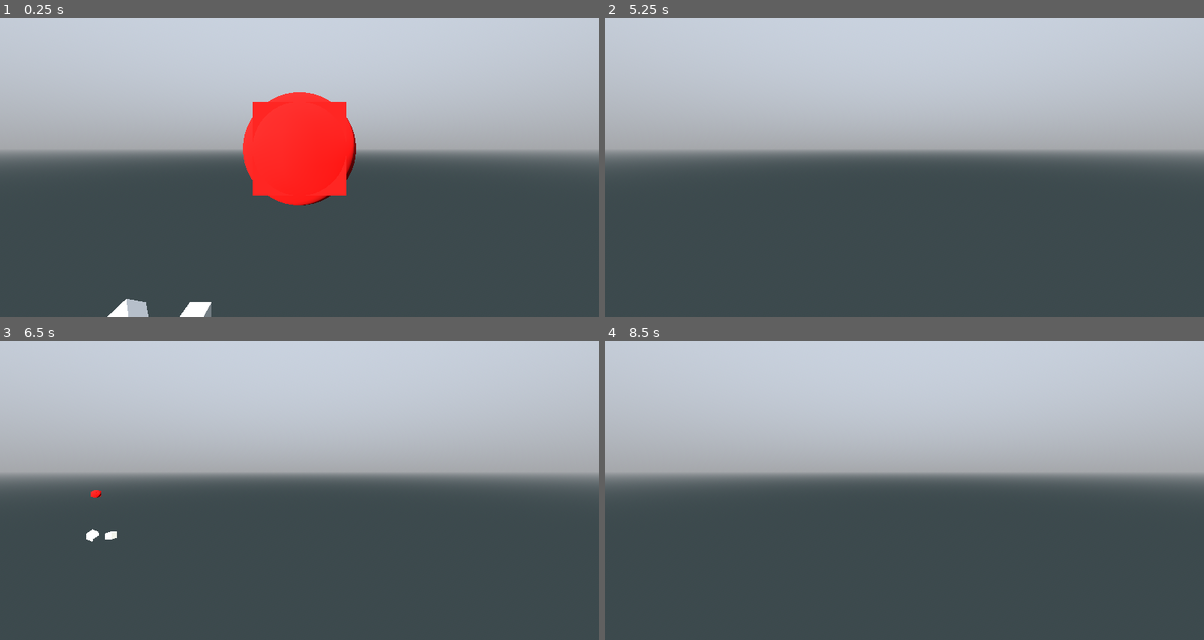
Above: before the commit, frames 1-4 (two rows, left to right).
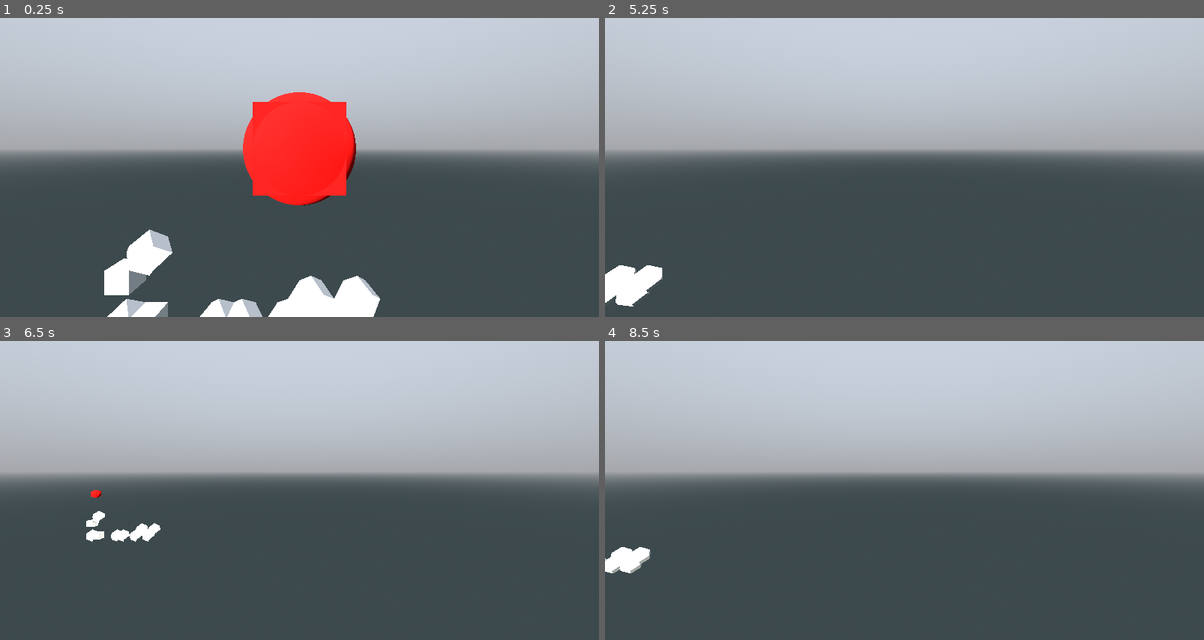
Above: after the commit, the same moments.

Repository: pixerhp/Hatchetflair
Game: Godot game, scene res://topscenes/gameplay_topscene.tscn
Same seed, same stepped clock (60 frames per second), same inputs: the game is played once before the commit and once after it.
Inputs (mouse positions are in pixels of both pictures, inside the frame that each line leads up to):
- Up to frame 1 (0.25 s): no input
- Up to frame 2 (5.25 s): tap Enter at 0.5, 2.75, 4.25 s; move the mouse to (1036, 131) at 0.52 s; hold D (move_right) 0.53-1.28 s; hold Shift (speed_faster) 0.53-1.28 s; click (1036, 131) at 0.67 s; move the mouse to (784, 164) at 1.27 s; hold S (move_backwards) 1.28-2.03 s; tap Ctrl (speed_slower) at 1.35, 2.85, 4.35 s; tap Space (move_jump_up) at 2, 3.5, 5 s; move the mouse to (964, 74) at 2.02 s; hold D (move_right) 2.03-2.78 s; hold Shift (speed_faster) 2.03-2.78 s; move the mouse to (874, 215) at 2.77 s; hold W (move_forwards) 2.78-3.53 s; click (874, 215) at 2.92 s; move the mouse to (1084, 200) at 3.52 s; hold Shift (speed_faster) 3.53-4.28 s; hold A (move_left) 3.53-5.03 s; move the mouse to (724, 98) at 4.27 s; move the mouse to (934, 149) at 5.02 s; hold S (move_backwards) from 5.03 s (still down); hold Shift (speed_faster) from 5.03 s (still down); click (934, 149) at 5.17 s
- Up to frame 3 (6.5 s): move the mouse to (209, 388) at 5.77 s; release S (move_backwards) at 5.78 s; release Shift (speed_faster) at 5.78 s; hold D (move_right) from 5.78 s (still down); tap Ctrl (speed_slower) at 5.85 s
- Up to frame 4 (8.5 s): move the mouse to (1036, 454) at 6.52 s; release D (move_right) at 6.53 s; hold W (move_forwards) 6.53-7.28 s; hold Shift (speed_faster) 6.53-7.28 s; move the mouse to (784, 487) at 7.27 s; hold D (move_right) 7.28-8.03 s; tap Ctrl (speed_slower) at 7.35 s; click (784, 487) at 7.42 s; move the mouse to (964, 397) at 8.02 s; hold S (move_backwards) from 8.03 s (still down); hold Shift (speed_faster) from 8.03 s (still down)

The runs differ from the first frame. In frame 1, 4.1% of the frame differs, in the area x 17-64%, y 70-100%; in frame 2, 0.9%; in frame 3, 0.4%; in frame 4, 0.5%.

Commit message:
Implement flush rhombdos whole-face culling

Diff:
--- a/scripts/tchunks_manager.gd
+++ b/scripts/tchunks_manager.gd
@@ -96,7 +96,7 @@
 			]:
 				TILE_SHAPE.NO_DATA, TILE_SHAPE.EMPTY: pass
 				TILE_SHAPE.MARCH_CUBE:
-					# if {known that the cube would be covered} then 'continue'
+					# if {known that the cube would be covered} then 'continue' else pass to face meshing
 					pass
 				TILE_SHAPE.TESS_CUBE, TILE_SHAPE.TESS_RHOMBDO, _: continue
 			for k: int in range(4):
@@ -111,18 +111,27 @@
 		pos: Vector3i, tc_27: Array[TChunk],
 		verts_ref: PackedVector3Array, inds_ref: PackedInt32Array, norms_ref: PackedVector3Array,
 	):
-		for i in range(12):
+
+		# cull order idea:
+		# check whole faces culled first, then do half-face checks
+
+		for j in range(12):
+			match tc_27[get_tc27_tchunk_i(pos, WU.mesh_tess_rhombdo_move[j])
+			].tile_shapes[get_tc27_tile_i(pos, WU.mesh_tess_rhombdo_move[j])
+			]:
+				TILE_SHAPE.TESS_RHOMBDO:
+					continue
 			verts_ref.append_array([
-				WU.mesh_tess_rhombdo_verts[(i * 4)],
-				WU.mesh_tess_rhombdo_verts[(i * 4) + 1],
-				WU.mesh_tess_rhombdo_verts[(i * 4) + 2],
-				WU.mesh_tess_rhombdo_verts[(i * 4) + 3],
+				Vector3(pos) + WU.mesh_tess_rhombdo_verts[(j * 4)],
+				Vector3(pos) + WU.mesh_tess_rhombdo_verts[(j * 4) + 1],
+				Vector3(pos) + WU.mesh_tess_rhombdo_verts[(j * 4) + 2],
+				Vector3(pos) + WU.mesh_tess_rhombdo_verts[(j * 4) + 3],
 			])
 			norms_ref.append_array([
-				WU.mesh_tess_rhombdo_norms[i],
-				WU.mesh_tess_rhombdo_norms[i],
-				WU.mesh_tess_rhombdo_norms[i],
-				WU.mesh_tess_rhombdo_norms[i],
+				WU.mesh_tess_rhombdo_norms[j],
+				WU.mesh_tess_rhombdo_norms[j],
+				WU.mesh_tess_rhombdo_norms[j],
+				WU.mesh_tess_rhombdo_norms[j],
 			])
 			inds_ref.append_array([
 				verts_ref.size()-4, verts_ref.size()-3, verts_ref.size()-2,
@@ -136,8 +145,21 @@
 func _ready():
 	var test_chunk: TChunk = TChunk.new()
 	test_chunk.tile_shapes.fill(TILE_SHAPE.EMPTY)
+	#test_chunk.randomize_tiles()
+
 	test_chunk.tile_shapes[0] = TILE_SHAPE.TESS_RHOMBDO
-	test_chunk.tile_shapes[3] = TILE_SHAPE.TESS_CUBE
-	#test_chunk.randomize_tiles()
+	test_chunk.tile_shapes[1] = TILE_SHAPE.TESS_CUBE
+
+	test_chunk.tile_shapes[4] = TILE_SHAPE.TESS_RHOMBDO
+	test_chunk.tile_shapes[5] = TILE_SHAPE.TESS_RHOMBDO
+
+	test_chunk.tile_shapes[7] = TILE_SHAPE.TESS_RHOMBDO
+	test_chunk.tile_shapes[24] = TILE_SHAPE.TESS_RHOMBDO
+	test_chunk.tile_shapes[9] = TILE_SHAPE.TESS_RHOMBDO
+	test_chunk.tile_shapes[26] = TILE_SHAPE.TESS_RHOMBDO
+
+	test_chunk.tile_shapes[32] = TILE_SHAPE.TESS_CUBE
+	test_chunk.tile_shapes[49] = TILE_SHAPE.TESS_RHOMBDO
+
 	test_chunk.generate_mesh()
 	add_child(test_chunk.mesh_instance_node)
--- a/topscenes/gameplay_topscene.tscn
+++ b/topscenes/gameplay_topscene.tscn
@@ -50,7 +50,6 @@
 surface_material_override/0 = SubResource("StandardMaterial3D_yy87l")
 
 [node name="RedCube" type="MeshInstance3D" parent="CenterMarker"]
-transform = Transform3D(1, 0, 0, 0, 1, 0, 0, 0, 1, 0, 0, 0)
 mesh = SubResource("BoxMesh_08y4y")
 surface_material_override/0 = SubResource("StandardMaterial3D_tgdfa")
 
